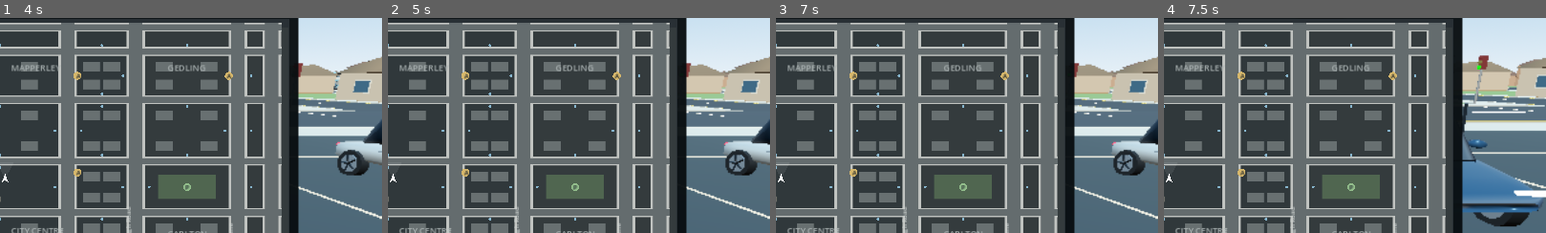
Above: before the commit, frames 1-4 (left to right).
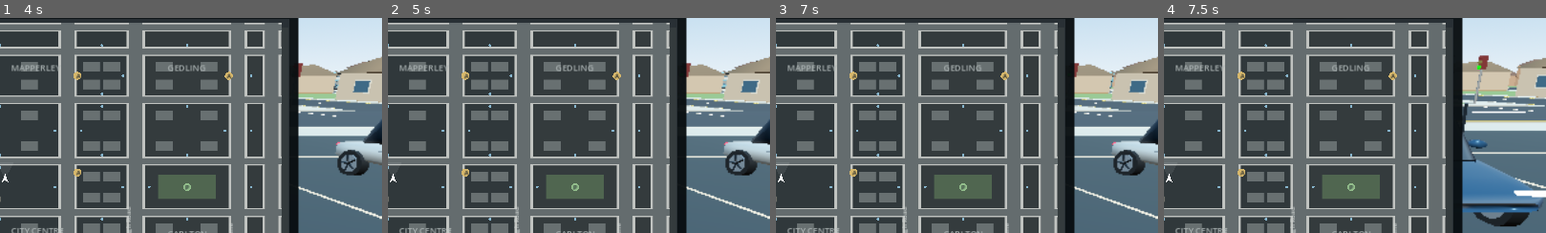
Above: after the commit, the same moments.

Repository: cyberokasha-dev/Nottingham-city
Game: Godot game, scene res://town/free_roam.tscn
Two runs of this game, one before a commit and one after it. Both use one fixed random seed, a clock stepped at 60 frames per second and the inputs below. Sound files missing from this copy of the repository are replaced by a short silence.
Inputs (mouse positions are % of the whole screen's width and height, from its top left):
- Up to frame 1 (4 s): tap Enter at 0.5 s; drag from (13, 77) to (60, 28) at 0.52 s; click "+" at 1.25 s; click "−" at 2 s; click "P • Phone / Aurora / Money" at 2.75 s; click (24, 37) at 3.52 s; type "12" at 3.6 s
- Up to frame 2 (5 s): click "Skip journey • keep the same …" at 4.25 s
- Up to frame 3 (7 s): click "Skip journey • keep the same …" at 5 s; click "Choose later • wait in the cab" at 5.75 s; click "Choose destination on map • N" at 6.5 s
- Up to frame 4 (7.5 s): click "B • Change camera" at 7.25 s
The pictures show only the part of the screen within x 50-100%, y 14-64%; the shares and areas given below are measured in that part.

Frame 1 is identical in both runs. In frame 2, less than 0.1% of the frame differs, in the area x 87-90%, y 24-33%; in frame 3, less than 0.1%; in frame 4, nothing differs.

Commit message:
Keep turning buses outside occupied give-way junctions and test selective signals safely

Diff:
--- a/tests/traffic.gd
+++ b/tests/traffic.gd
@@ -8,7 +8,7 @@
     root.add_child(traffic)
     traffic.set_process(false)
     if not check(traffic.cars.size() == 48, "Detailed traffic fleet"): return
-    if not check(traffic.signals.size() == 64, "Four signal approaches at every junction"): return
+    if not check(traffic.signals.size() == 64, "Four approaches at each of sixteen signalised distributor junctions"): return
     if not check(traffic.lamp_materials.size() == 6, "Lamp materials shared"): return
     for item in traffic.cars:
         if not check(is_equal_approx(item.node.position.y, traffic.LEVEL), "Cars start on the road"): return
@@ -49,6 +49,24 @@
     traffic.clock = 4.5
     traffic._process(0.1)
     if not check(is_equal_approx(car.distance, -157.0), "Wrap road boundary"): return
+    # Unsignalised crossings must still reserve the full junction, including buses.
+    var rules = preload("res://town/traffic.gd").new()
+    var crossing_car = Node3D.new()
+    root.add_child(crossing_car)
+    crossing_car.position = Vector3(88,rules.LEVEL,82.8)
+    crossing_car.rotation.y = -PI/2
+    rules.autonomous_nodes.append(crossing_car)
+    if not check(not rules._has_signal_at(80,80), "Give-way scenario uses a junction without lights"): return
+    for phase in [0.0,4.5,8.99]:
+        rules.clock = phase
+        if not check(rules.allowed_travel(Vector3(68,rules.LEVEL,77.2),Vector3.RIGHT,1,5.2,null)==0,"Turning buses wait outside an occupied give-way junction at every phase"): return
+    crossing_car.position.x = 100
+    rules.clock = 0
+    if not check(rules.allowed_travel(Vector3(68,rules.LEVEL,77.2),Vector3.RIGHT,1,5.2,null)>0,"An empty give-way junction needs no green light"): return
+    crossing_car.position.x = 88
+    if not check(rules.allowed_travel(Vector3(72,rules.LEVEL,77.2),Vector3.RIGHT,.1,2.3,null)>0,"A committed vehicle clears instead of stopping inside the crossing"): return
+    crossing_car.free()
+    rules.free()
     traffic.queue_free()
     await process_frame
     print("TRAFFIC_OK: original fleet, owned signals, phases, stop lines, restart and cleanup")
--- a/town/traffic.gd
+++ b/town/traffic.gd
@@ -225,22 +225,19 @@
 		var distance := pos.z if vertical else pos.x
 		for crossing in (ROAD_Z if vertical else ROAD_X):
 			var ahead: float = (float(crossing)-distance)*signf(axis)
-			if ahead<2.5:
-				continue
+			# A bus must wait with its whole body outside the committed box.
+			# Once inside, let it clear; do not stop it again at a two-metre line.
+			if ahead<11.99: continue
 			var junction := Vector3(pos.x if vertical else float(crossing),LEVEL,float(crossing) if vertical else pos.z)
-			# Use road centres, not the offset lane coordinate.
 			if vertical:
 				for x in ROAD_X:
 					if absf(pos.x-x)<6: junction.x=x; break
 			else:
 				for z in ROAD_Z:
 					if absf(pos.z-z)<6: junction.z=z; break
-			if _has_signal_at(junction.x,junction.z):
-				if ahead>=11.99 and (not _green(vertical) or _junction_busy(junction,direction,ignore)):
-					travel = minf(travel,maxf(0,ahead-12.0))
-			elif _junction_busy(junction,direction,ignore):
-				# Keep checking until the give-way line, not only when first 12m away.
-				travel = minf(travel,maxf(0,ahead-2.5))
+			var red := _has_signal_at(junction.x,junction.z) and not _green(vertical)
+			if red or _junction_busy(junction,direction,ignore):
+				travel=minf(travel,maxf(0,ahead-12.0))
 	var obstacles := nearby_vehicles(pos,half_length+requested+10)
 	query_count+=1
 	candidate_checks+=obstacles.size()
